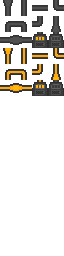
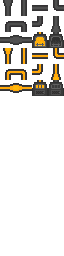
Layered file, before and after one edit (64px x 256px). Changes by layer:
renamed "Paint Layer 2 Merged" to "Background Merged", painted on it over box(34, 32, 62, 47)
removed layer "Paint Layer 2 Merged" (2nd of 2) over box(34, 32, 62, 47)
